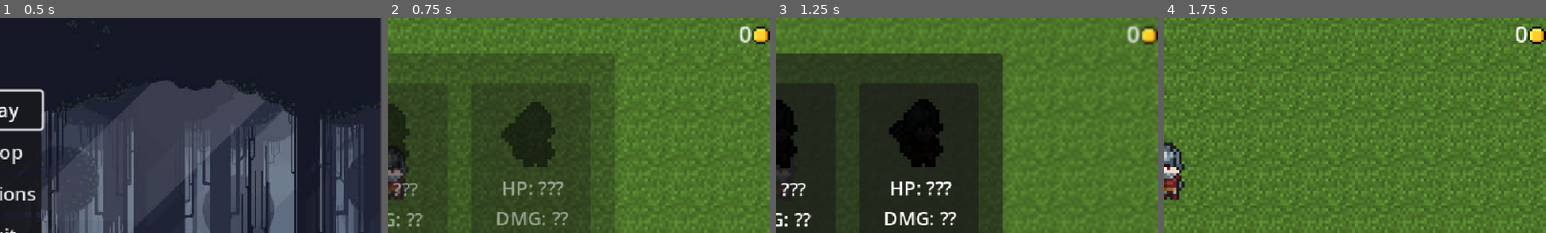
Above: before the commit, frames 1-4 (left to right).
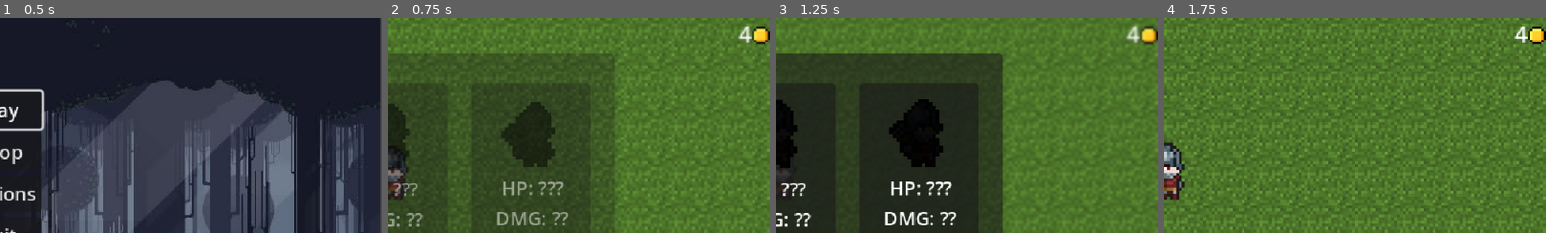
Above: after the commit, the same moments.

Repository: Qxver/Godot-Game
Game: Godot game, scene res://Menu/menu.tscn
Two runs of this game, one before a commit and one after it. Both use one fixed random seed, a clock stepped at 60 frames per second and the inputs below.
Inputs (mouse positions are % of the whole screen's width and height, from its top left):
- Up to frame 1 (0.5 s): no input
- Up to frame 2 (0.75 s): click "Play" at 0.5 s
- Up to frame 3 (1.25 s): no input
- Up to frame 4 (1.75 s): click (31, 50) at 1.25 s
The pictures show only the part of the screen within x 50-100%, y 14-64%; the shares and areas given below are measured in that part.

Frame 1 is identical in both runs. In frame 2, 0.2% of the frame differs, in the area x 91-96%, y 4-12%; in frame 3, 0.2%, in the area x 91-96%, y 3-12%; in frame 4, 0.2%.

Commit message:
Auto save feature

Diff:
--- a/game.gd
+++ b/game.gd
@@ -2,7 +2,8 @@
 
 @onready var player = get_node("Player")
 
-var coins = 0
+var coins: int = 0
+const save_path = "res://save_data.json" # save game path
 var item_scene = preload("res://Item.tscn")
 var decorations = [
 	preload("res://Assets/Terrain/bushes/Bush_blue_flowers2.png"),
@@ -74,6 +75,8 @@
 
 
 func _ready() -> void:
+	load_game() # load game stats on start
+
 	randomize()
 	%TimeLabel.set_text("0:00")
 	%ExpLabel.text = "Level 1"
@@ -81,7 +84,6 @@
 
 	var item = item_scene.instantiate()
 	coin_label()
-
 
 func _process(delta):
 	if decorations.is_empty():
@@ -103,6 +105,7 @@
 func _on_coin_collected() -> void:
 	coins += 1
 	coin_label()
+	save_game(coins)
 
 #generating trees and bushes around the player
 func spawn_decorations_near_player():
@@ -127,3 +130,20 @@
 			decoration.z_index = -1
 			add_child(decoration)
 			placed_positions.append(spawn_position)
+
+# auto save to file
+func save_game(coins: int) -> void:
+	var save_data = {
+		"coins": coins
+	}
+	var file = FileAccess.open(save_path, FileAccess.WRITE)
+	file.store_string(JSON.stringify((save_data)))
+	file.close()
+
+func load_game():
+	if FileAccess.file_exists(save_path):
+		var file = FileAccess.open(save_path, FileAccess.READ)
+		var data = file.get_as_text()
+		var json = JSON.parse_string(data)
+		if typeof(json) == TYPE_DICTIONARY:
+			coins = json.get("coins", 0)
--- /dev/null
+++ b/save_data.json
@@ -0,0 +1 @@
+{"coins":4}
